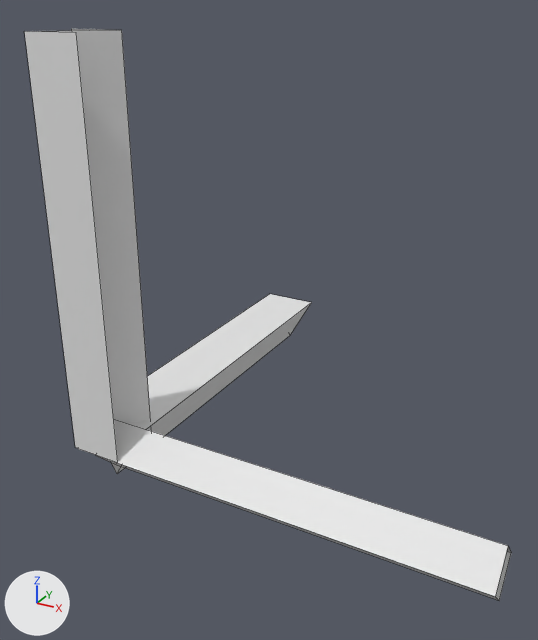
What one commit did to the Blender file pingo/src/blender/arrows.blend.
Before and after are seen from a 50 mm lens placed at (1.151, -1.256, 1.072), pointed at (0.301, 0.289, 0.299). Every picture has the same lights, and +X, +Y and +Z are marked at lower left. Mesh edges are drawn as thin lines.
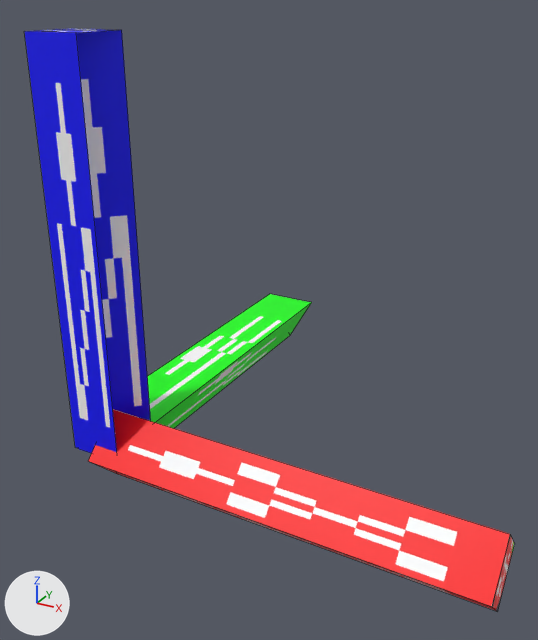
Changed parts and their boxes [x1, y1, x2, y2] in the pictures (538 x 640 px):
'Cylinder', reshaped: before [24, 29, 511, 600]; after [24, 29, 514, 611]
part 1 of me_cylinder, built on: before [96, 419, 511, 600]; after [88, 409, 514, 611]
part 2 of me_cylinder, added: after [32, 29, 115, 33]
part 3 of me_cylinder, recoloured (grey to blue): [24, 30, 312, 453] in both

Patch to the scene script:
```diff
--- a/pingo/src/blender/arrows.blend.py
+++ b/pingo/src/blender/arrows.blend.py
@@ img_blenderaxes_png @@
+img_blenderaxes_png = load_image('blenderaxes.png', 'blenderaxes.png', 32, 32, 'sRGB')
@@ mat_material @@
+mat_material = principled_material('Material')
+mat_material.texture = img_blenderaxes_png
@@ me_cylinder @@
 # used by ob_cylinder; location = (0.0, 0.0, 0.0)
 # verts and faces of me_cylinder; kept vertices keep their numbers, new ones are numbered from 22
 # before: 10 (0.0, -0.071, 0.0) at pixel (95, 455), 11 (0.0, 0.0, -0.071) at pixel (116, 464), 12 (0.0, 0.0, 0.071), 13 (0.0, 0.071, 0.0), 14 (1.0, 0.0, 0.071) at pixel (508, 545)
 # before: 15 (1.0, -0.071, 0.0) at pixel (495, 596), 16 (1.0, 0.0, -0.071) at pixel (499, 600), 17 (1.0, 0.071, 0.0) at pixel (511, 552)
 # before: 18 (0.069, -0.069, 1.0) at pixel (76, 32), 19 (-0.069, -0.069, 1.0) at pixel (24, 31), 20 (-0.069, 0.069, 1.0) at pixel (71, 28), 21 (0.069, 0.069, 1.0) at pixel (121, 29)
-me_cylinder.from_pydata(...)  # 22 vertices, 10 faces; spans x -0.087..1.0, y -0.071..1.0, z -0.1..1.0
+me_cylinder.from_pydata(...)  # 22 vertices, 14 faces; spans x -0.087..1.0, y -0.1..1.0, z -0.1..1.0
+# me_cylinder part 1
+verts[10] = (0.0, -0.1, 0.0)  # moved, pixel (88, 461)
+verts[15] = (1.0, -0.1, 0.0)  # moved, pixel (491, 606)
+verts[11] = (0.0, 0.0, -0.1)  # moved, pixel (117, 473)
+verts[16] = (1.0, 0.0, -0.1)  # moved, pixel (497, 611)
+verts[12] = (0.0, 0.0, 0.1)  # moved
+verts[14] = (1.0, 0.0, 0.1)  # moved, pixel (510, 534)
+verts[13] = (0.0, 0.1, 0.0)  # moved
+verts[17] = (1.0, 0.1, 0.0)  # moved, pixel (514, 544)
+faces += [(14, 15, 16, 17)]
+# me_cylinder part 2
+faces += [(18, 21, 19), (19, 20, 21)]
+# me_cylinder part 3: 10 faces spanning x -0.087..1.0, y -0.1..1.0, z -0.1..1.0 switch from no material to mat_material (picture img_blenderaxes_png)
```
